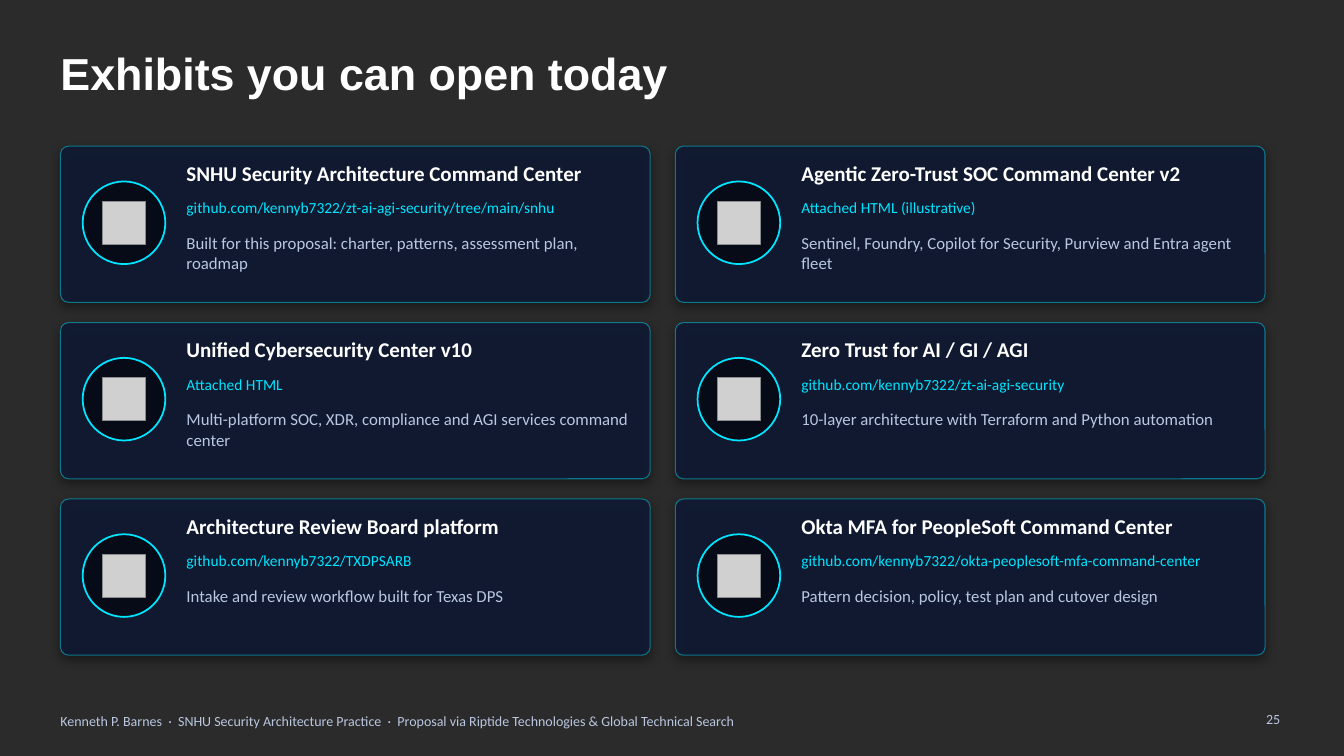
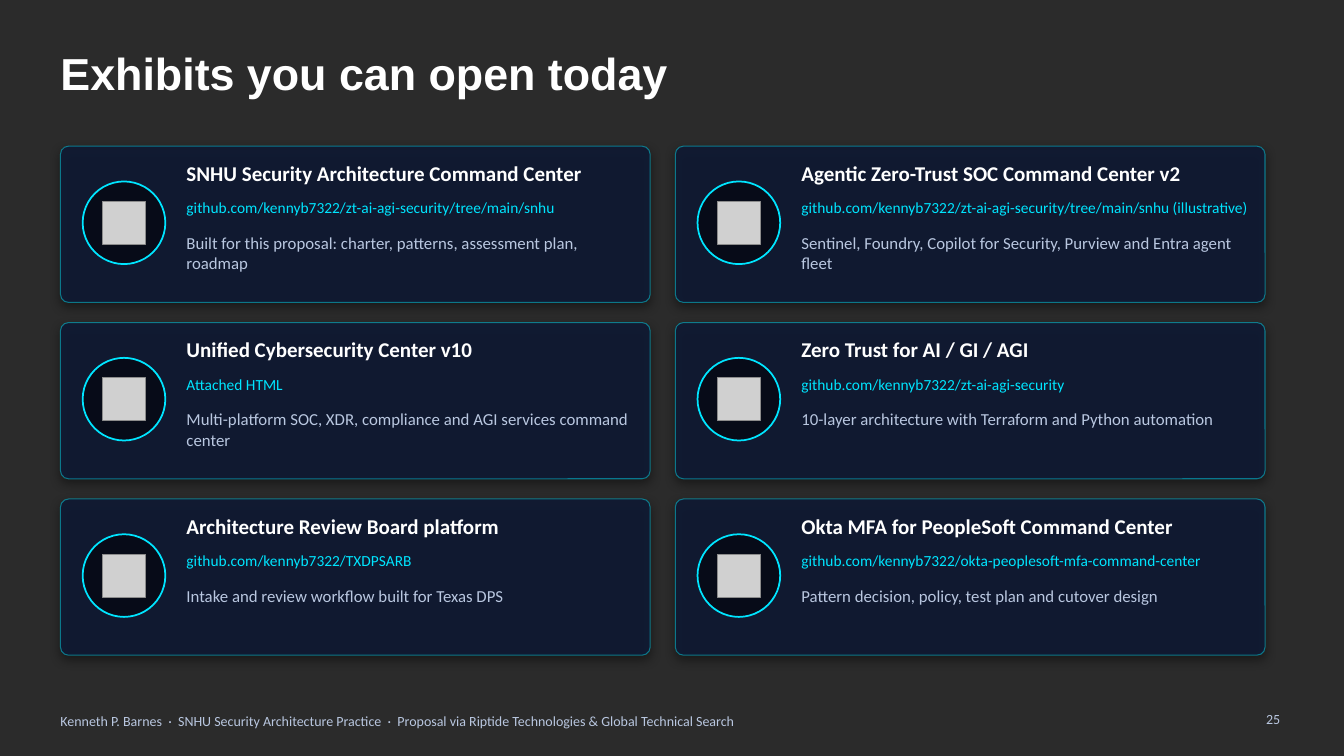
Before and after one commit to kennyb7322/zt-ai-agi-security, a slide deck: slide 25 of snhu/KBarnes_SNHU_SecurityArchitecturePractice_Deck.pptx. Drawn at 1344x756 pixels with LibreOffice and Linux fonts; fonts in the diff are those of the drawing; grey boxes stand for pictures; background and template pictures are left out; a plain dark background stands for a picture behind light text. Boxes give left, top, right and bottom in pixels: in the first picture for what was removed or moved away, otherwise in the second. Text is boxed around its words. In the diff, an @@ line names an element or a change of style, - is before the commit and + after.

```diff
--- a/snhu/KBarnes_SNHU_SecurityArchitecturePractice_Deck.pptx
+++ b/snhu/KBarnes_SNHU_SecurityArchitecturePractice_Deck.pptx
@@ text at (x1=801, y1=202, x2=1248, y2=216): text changed @@
-Attached HTML (illustrative)
+github.com/kennyb7322/zt-ai-agi-security/tree/main/snhu (illustrative)
```
Also in this commit, not shown: 5 other files.
